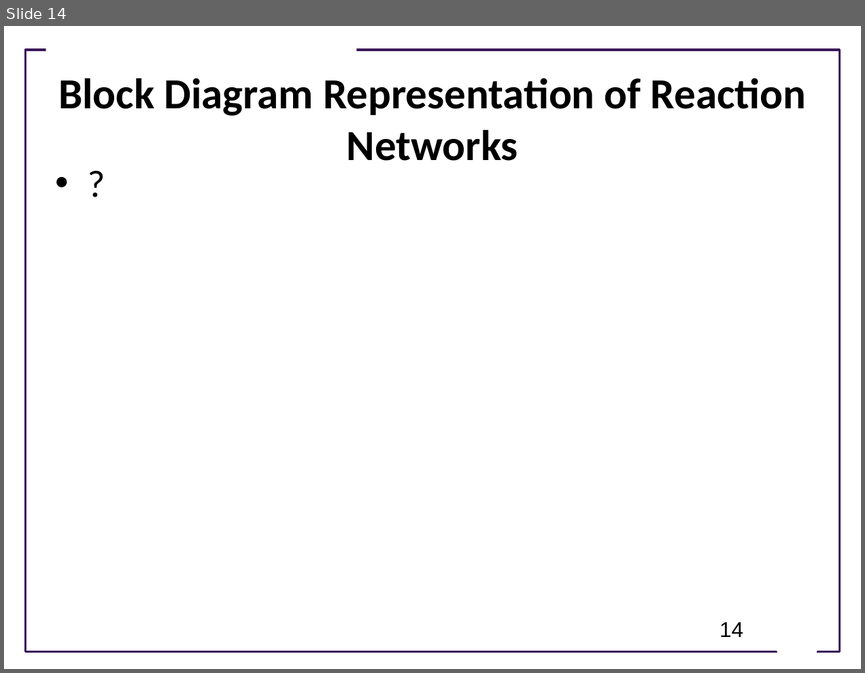
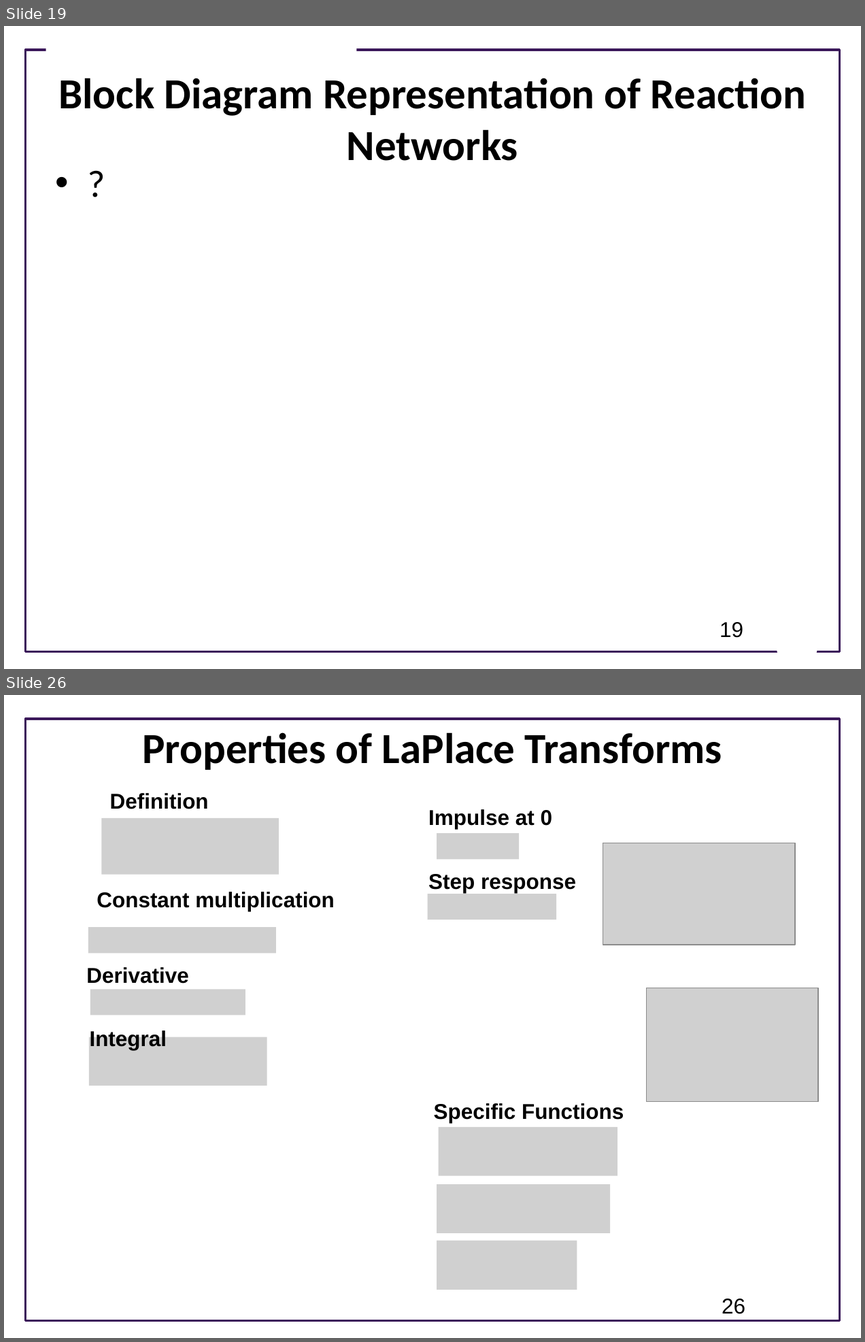
Before and after one commit to joseph-hellerstein/advanced-controls-lectures, a slide deck: Lecture_8-Analysis-Using-Block-Diagrams/Analysis-Using-Block-Diagrams.pptx. Shown one above the other, each under a label of ours: slide 14 before the commit, slides 19 and 26 after it; the slides between them are not shown. The pictures are 865x673 and 865x1342 pixels, drawn with LibreOffice and Linux fonts; fonts in the diff are those of the drawing; grey boxes stand for pictures; background and template pictures are left out. Boxes give left, top, right and bottom in pixels: in the first picture for what was removed or moved away, otherwise in the second. Text is boxed around its words. In the diff, an @@ line names an element or a change of style, - is before the commit and + after.

```diff
--- a/Lecture_8-Analysis-Using-Block-Diagrams/Analysis-Using-Block-Diagrams.pptx
+++ b/Lecture_8-Analysis-Using-Block-Diagrams/Analysis-Using-Block-Diagrams.pptx
@@ slide 26 added at [4,695,861,1338], background #FFFFFF; not listed: 1 template element that a slide beside it also shows @@
@@ title added at [142,732,722,770], 36 pt, text #000000, bold @@
+Properties of LaPlace Transforms
@@ text added at [110,793,209,809], 18 pt, text #000000, bold @@
+Definition
@@ text added at [428,809,553,829], 18 pt, text #000000, bold @@
+Impulse at 0
@@ picture added at [102,818,279,875] @@
@@ picture added at [436,833,519,859] @@
@@ picture added at [603,843,795,945] @@
@@ text added at [428,874,576,893], 18 pt, text #000000, bold @@
+Step response
@@ text added at [96,892,334,911], 18 pt, text #000000, bold @@
+Constant multiplication
@@ picture added at [427,894,555,919] @@
@@ picture added at [88,927,275,953] @@
@@ text added at [86,967,189,983], 18 pt, text #000000, bold @@
+Derivative
@@ picture added at [90,989,245,1015] @@
@@ picture added at [647,987,818,1101] @@
@@ picture added at [89,1037,267,1086] @@
@@ text added at [90,1029,167,1050], 18 pt, text #000000, bold @@
+Integral
@@ text added at [434,1103,623,1123], 18 pt, text #000000, bold @@
+Specific Functions
@@ picture added at [439,1127,617,1176] @@
@@ picture added at [436,1184,610,1233] @@
@@ picture added at [436,1240,577,1289] @@
@@ page number added at [721,1298,745,1314], 18 pt, text #000000 @@
+26
@@ what was slide 14 is now slide 19 @@
@@ page number at [719,622,743,637]: text changed @@
-14
+19
```
Also in this commit, not shown: 6 slides changed, 13 other slides added, 1 other file.
